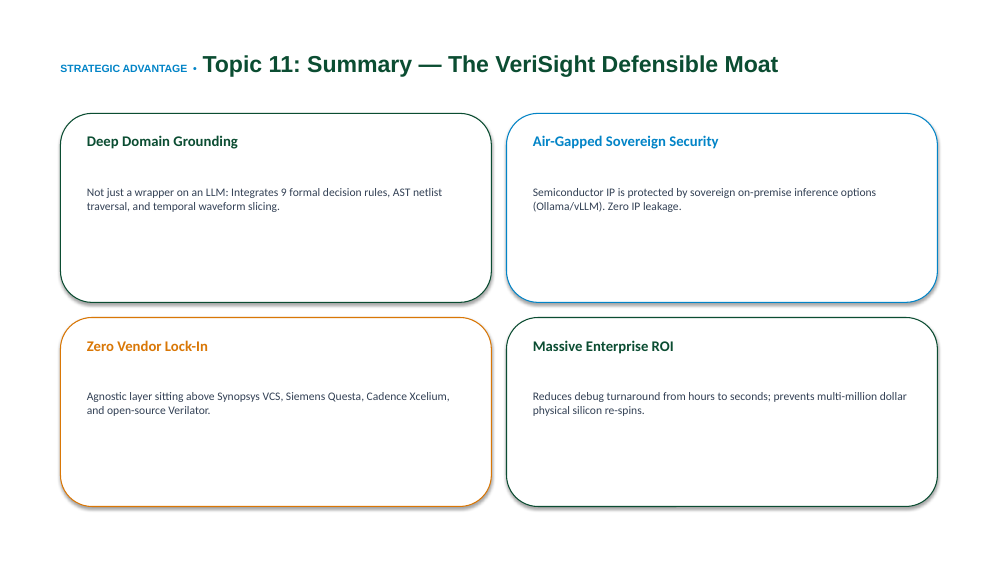
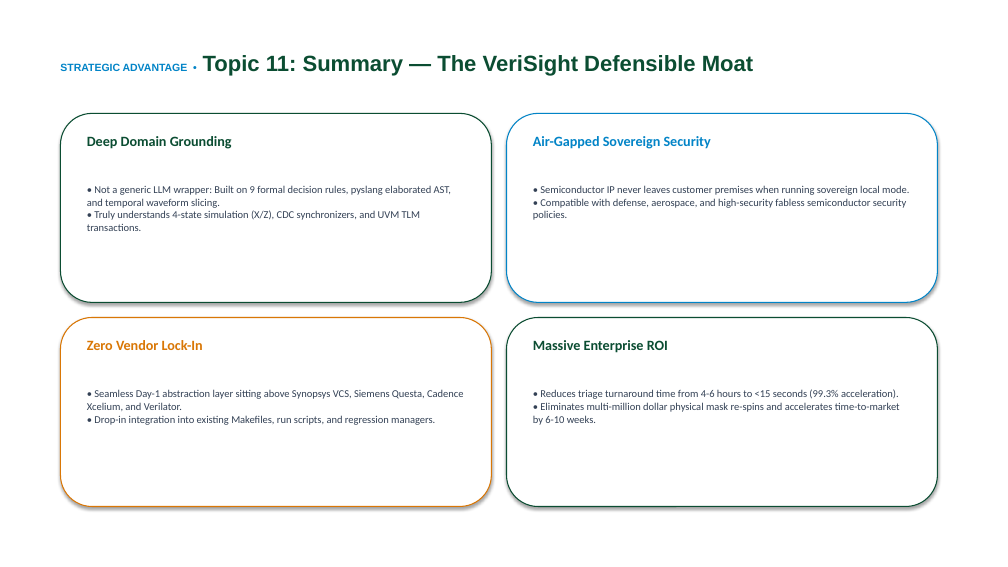
Before and after one commit to KITTUV03/VeriSight, a slide deck: slide 18 of VeriSight_Investor_Presentation.pptx. Drawn at 1008x567 pixels with LibreOffice and Linux fonts; fonts in the diff are those of the drawing; background and template pictures are left out. Boxes give left, top, right and bottom in pixels: in the first picture for what was removed or moved away, otherwise in the second. Text is boxed around its words. In the diff, an @@ line names an element or a change of style, - is before the commit and + after.

```diff
--- a/VeriSight_Investor_Presentation.pptx
+++ b/VeriSight_Investor_Presentation.pptx
@@ text "STRATEGIC ADVANTAGE • Topic 11: ..." at box(60, 55, 753, 76): size 22 to 21 pt in "Topic 11: Summary — The VeriSight Defensible ..." @@
@@ text at box(87, 136, 232, 149): size 14 to 13.5 pt in "Deep Domain Grounding" @@
@@ text at box(533, 136, 711, 149): size 14 to 13.5 pt in "Air-Gapped Sovereign Security" @@
@@ text at box(87, 185, 451, 231): text changed; size 11 to 10 pt @@
-Not just a wrapper on an LLM: Integrates 9 formal decision rules, AST netlist traversal, and temporal waveform slicing.
+• Not a generic LLM wrapper: Built on 9 formal decision rules, pyslang elaborated AST, and temporal waveform slicing.
+• Truly understands 4-state simulation (X/Z), CDC synchronizers, and UVM TLM transactions.
@@ text at box(533, 185, 909, 220): text changed; size 11 to 10 pt @@
-Semiconductor IP is protected by sovereign on-premise inference options (Ollama/vLLM). Zero IP leakage.
+• Semiconductor IP never leaves customer premises when running sovereign local mode.
+• Compatible with defense, aerospace, and high-security fabless semiconductor security policies.
@@ text at box(87, 340, 203, 350): size 14 to 13.5 pt in "Zero Vendor Lock-In" @@
@@ text at box(533, 340, 668, 353): size 14 to 13.5 pt in "Massive Enterprise ROI" @@
@@ text at box(87, 389, 463, 425): text changed; size 11 to 10 pt @@
-Agnostic layer sitting above Synopsys VCS, Siemens Questa, Cadence Xcelium, and open-source Verilator.
+• Seamless Day-1 abstraction layer sitting above Synopsys VCS, Siemens Questa, Cadence Xcelium, and Verilator.
+• Drop-in integration into existing Makefiles, run scripts, and regression managers.
@@ text at box(533, 389, 900, 425): text changed; size 11 to 10 pt @@
-Reduces debug turnaround from hours to seconds; prevents multi-million dollar physical silicon re-spins.
+• Reduces triage turnaround time from 4-6 hours to <15 seconds (99.3% acceleration).
+• Eliminates multi-million dollar physical mask re-spins and accelerates time-to-market by 6-10 weeks.
```
Also in this commit, not shown: 19 other slides changed, 2 slides added, 2 slides removed, 2 other files.
